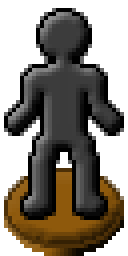
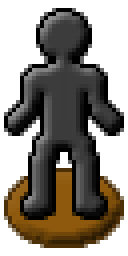
Layer changes from the first w=128, h=256 image to the second:
hid "Layer 1" over [4,216,124,256]
